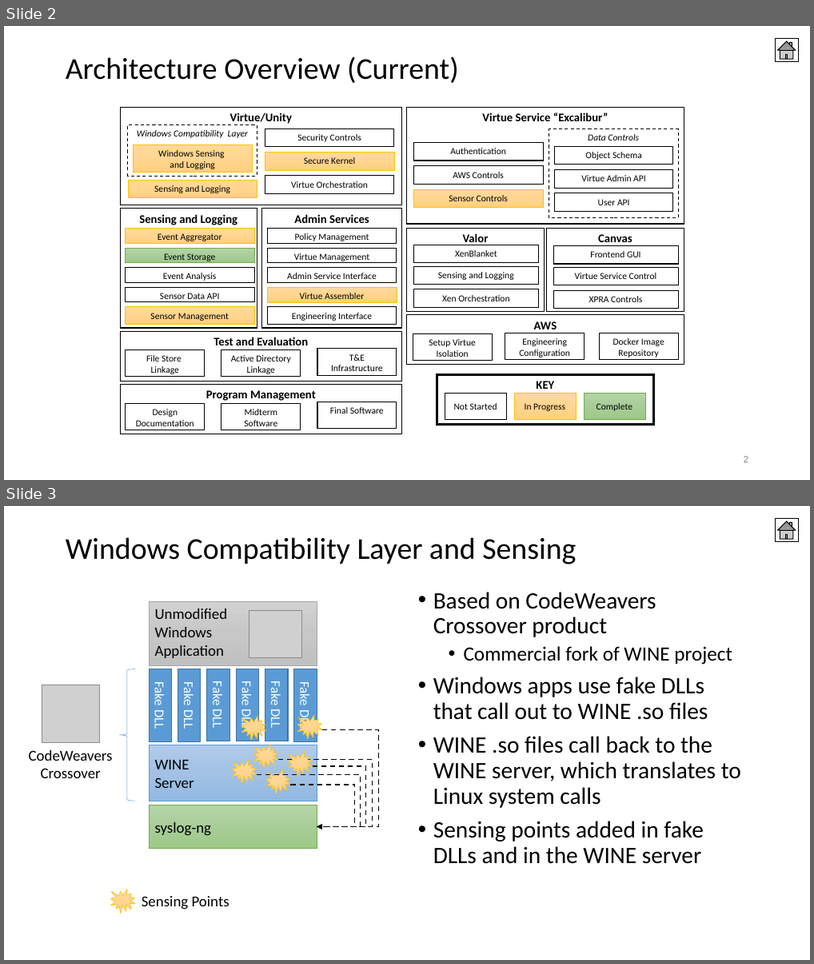
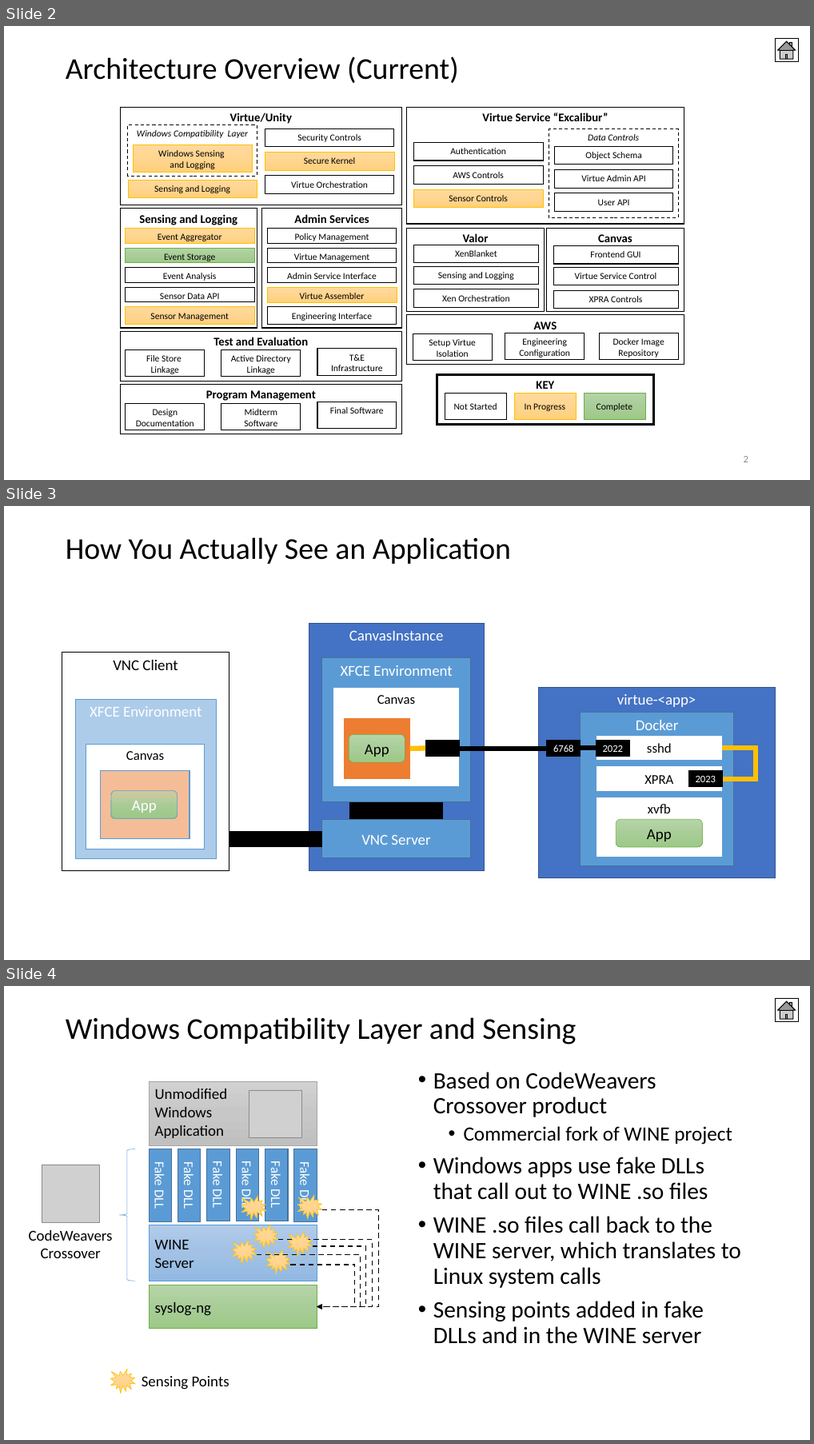
Before and after one commit to UTSA-ICS/galahad, a slide deck: docs/design/design-diagrams.pptx. Shown one above the other, each under a label of ours: slides 2 and 3 before the commit, slides 2, 3 and 4 after it. The pictures are 814x964 and 814x1444 pixels, drawn with LibreOffice and Linux fonts; fonts in the diff are those of the drawing; grey boxes stand for pictures. Boxes give left, top, right and bottom in pixels: in the first picture for what was removed or moved away, otherwise in the second. Text is boxed around its words. In the diff, an @@ line names an element or a change of style, - is before the commit and + after.

Commit message:
Update design diagrams

```diff
--- a/docs/design/design-diagrams.pptx
+++ b/docs/design/design-diagrams.pptx
@@ slide 3 added at (x1=4, y1=506, x2=810, y2=960), background #FFFFFF @@
@@ title added at (x1=66, y1=537, x2=511, y2=564), 36 pt, text #000000 @@
+How You Actually See an Application
@@ rectangle added at (x1=309, y1=623, x2=484, y2=871), fill #4472C4, outline #325491 1 pt, 18 pt, text #FFFFFF @@
+CanvasInstance
@@ rectangle added at (x1=62, y1=652, x2=230, y2=871), fill #FFFFFF, outline #000000 1 pt, 18 pt, text #000000 @@
+VNC Client
@@ rectangle added at (x1=322, y1=658, x2=471, y2=803), fill #5B9BD5, outline #43739E 1 pt, 18 pt, text #FFFFFF @@
+XFCE Environment
@@ rectangle added at (x1=333, y1=688, x2=459, y2=786), fill #FFFFFF, outline #5B9BD5 1 pt, 16 pt, text #000000 @@
+Canvas
@@ rectangle added at (x1=538, y1=687, x2=775, y2=878), fill #4472C4, outline #325491 1 pt, 18 pt, text #FFFFFF @@
+virtue-<app>
@@ rectangle added at (x1=76, y1=699, x2=216, y2=858), fill #5B9BD5 at 50% opacity, outline #5B9BD5 1 pt, 18 pt, text #FFFFFF @@
+XFCE Environment
@@ rectangle added at (x1=344, y1=718, x2=410, y2=779), fill #ED7D31, outline #ED7D31 1 pt @@
@@ rectangle added at (x1=581, y1=712, x2=734, y2=866), fill #5B9BD5, outline #43739E 1 pt, 18 pt, text #FFFFFF @@
+Docker
@@ rectangle added at (x1=86, y1=744, x2=204, y2=848), fill #FFFFFF, outline #5B9BD5 1 pt, 16 pt, text #000000 @@
+Canvas
@@ rounded rectangle added at (x1=350, y1=734, x2=406, y2=762), fill gradient #B5D5A7 to #AACE9A to #9CC987, outline #70AD47 0.5 pt, 18 pt, text #000000 @@
+App
@@ rectangle added at (x1=426, y1=740, x2=459, y2=756), fill #000000, outline #000000 1 pt @@
@@ rectangle added at (x1=547, y1=740, x2=581, y2=756), fill #000000, outline #000000 1 pt, 12 pt, text #FFFFFF @@
+6768
@@ rectangle added at (x1=596, y1=736, x2=722, y2=760), fill #FFFFFF, outline #5B9BD5 1 pt, 16 pt, text #000000 @@
+sshd
@@ rectangle added at (x1=596, y1=740, x2=630, y2=756), fill #000000, outline #000000 1 pt, 12 pt, text #FFFFFF @@
+2022
@@ line added from (426, 748) to (410, 748), #FFC000 6 pt @@
@@ line added from (459, 748) to (551, 748), #000000 6 pt @@
@@ line added from (581, 748) to (601, 748), #000000 6 pt @@
@@ rectangle added at (x1=596, y1=766, x2=722, y2=792), fill #FFFFFF, outline #5B9BD5 1 pt, 16 pt, text #000000 @@
+XPRA
@@ elbow line added from (722, 748) to (724, 779), #FFC000 6 pt @@
@@ rectangle added at (x1=100, y1=770, x2=190, y2=839), fill #ED7D31 at 50% opacity, outline #5B9BD5 1 pt @@
@@ rounded rectangle added at (x1=111, y1=790, x2=177, y2=818), fill gradient #B5D5A7 to #AACE9A to #9CC987, outline #5B9BD5 0.5 pt, 18 pt, text #FFFFFF @@
+App
@@ rectangle added at (x1=690, y1=771, x2=722, y2=787), fill #000000, outline #000000 1 pt, 12 pt, text #FFFFFF @@
+2023
@@ rectangle added at (x1=350, y1=803, x2=443, y2=818), fill #000000, outline #000000 1 pt @@
@@ rectangle added at (x1=596, y1=797, x2=722, y2=857), fill #FFFFFF, outline #5B9BD5 1 pt, 16 pt, text #000000 @@
+xvfb
@@ rectangle added at (x1=229, y1=832, x2=322, y2=847), fill #000000, outline #000000 1 pt @@
@@ rectangle added at (x1=322, y1=819, x2=471, y2=858), fill #5B9BD5, outline #43739E 1 pt, 18 pt, text #FFFFFF @@
+VNC Server
@@ rounded rectangle added at (x1=616, y1=819, x2=702, y2=847), fill gradient #B5D5A7 to #AACE9A to #9CC987, outline #70AD47 0.5 pt, 18 pt, text #000000 @@
+App
@@ what was slide 3 is now slide 4 @@
```
